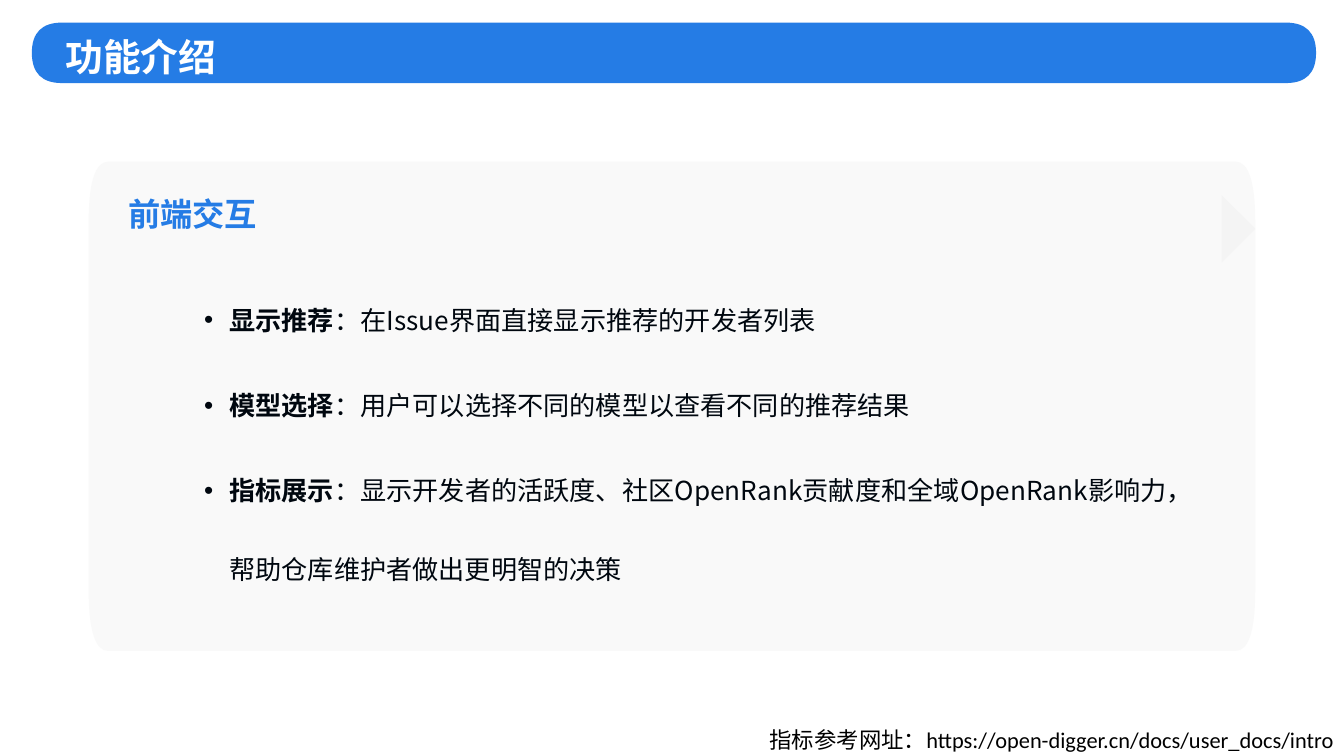
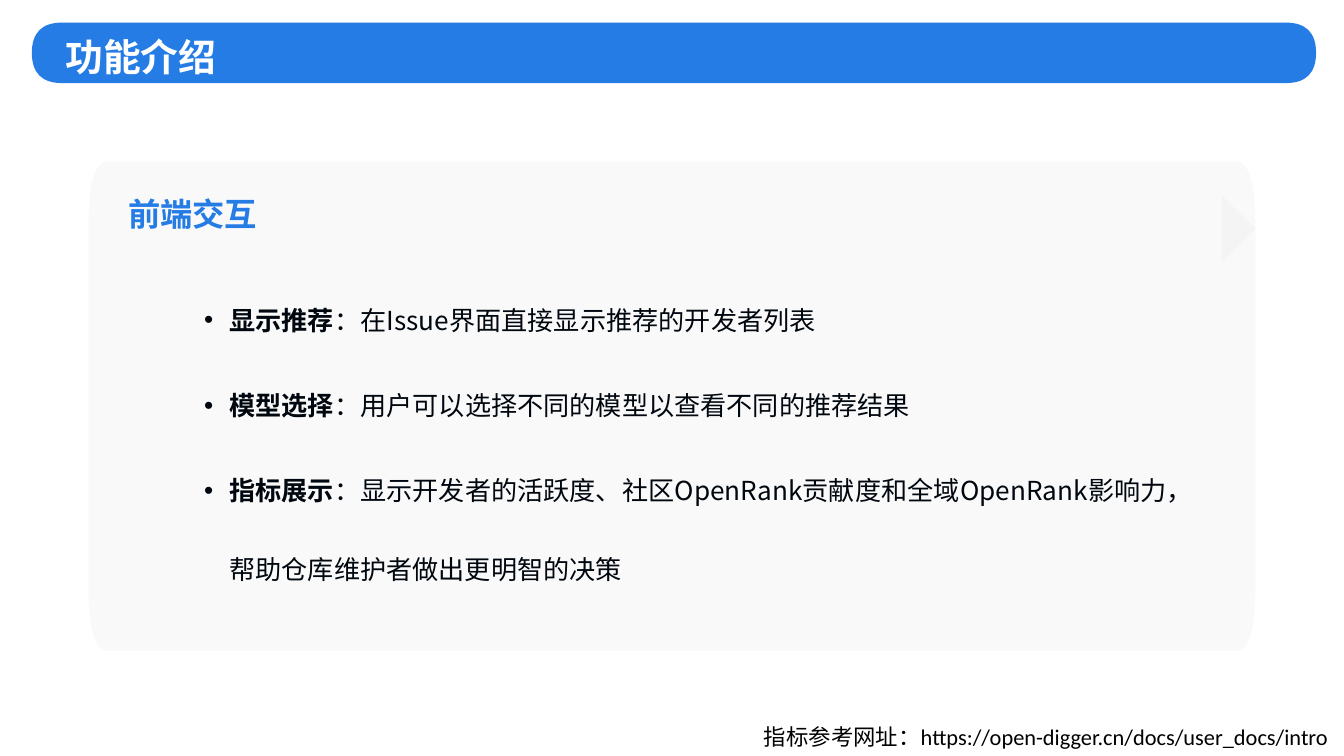
Before and after one commit to zhingoll/Issue-Assigner-BaaS, a slide deck: slide 10 of OpenRank杯初赛-灵配.pptx. Drawn at 1344x756 pixels with LibreOffice and Linux fonts; fonts in the diff are those of the drawing; background and template pictures are left out. Boxes give left, top, right and bottom in pixels: in the first picture for what was removed or moved away, otherwise in the second. Text is boxed around its words. In the diff, an @@ line names an element or a change of style, - is before the commit and + after.

```diff
--- a/OpenRank杯初赛-灵配.pptx
+++ b/OpenRank杯初赛-灵配.pptx
@@ text "指标参考网址：https://open-digger.cn/docs/user_docs/intro": place and size @@
-text "指标参考网址：https://open-digger.cn/docs/user_docs/intro" at (770, 729, 1334, 752)
+text "指标参考网址：https://open-digger.cn/docs/user_docs/intro" at (764, 726, 1328, 749)
```
Also in this commit, not shown: 3 other slides changed.
